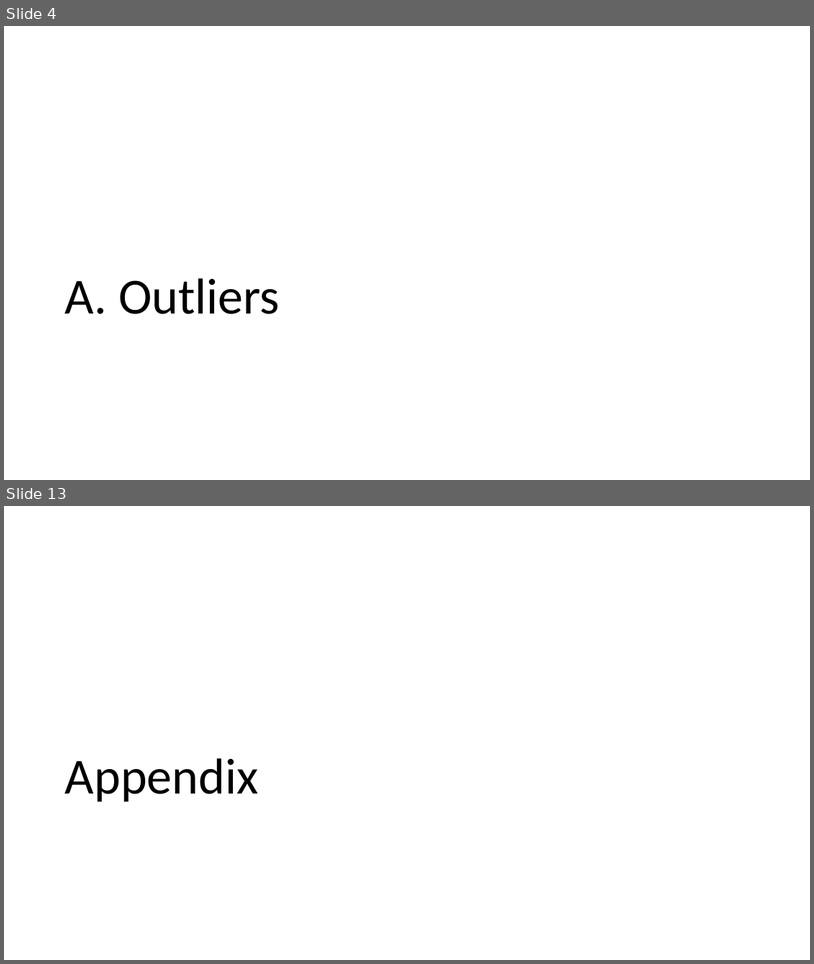
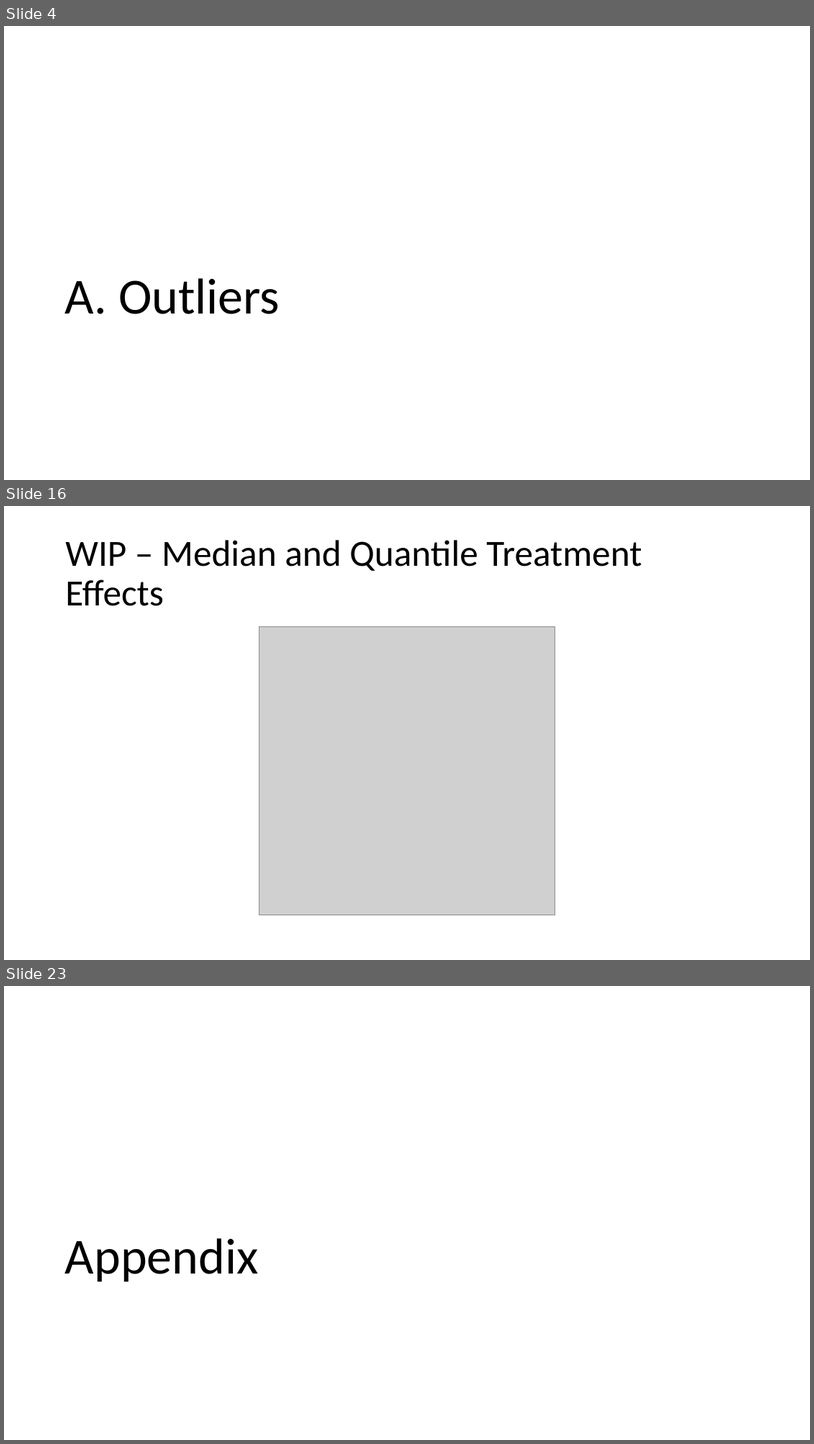
Before and after one commit to shoepaladin/causalinference_crashcourse, a slide deck: Powerpoints/4 Best Practices.pptx. Shown one above the other, each under a label of ours: slides 4 and 13 before the commit, slides 4, 16 and 23 after it; the slides between them are not shown. The pictures are 814x964 and 814x1444 pixels, drawn with LibreOffice and Linux fonts; fonts in the diff are those of the drawing; grey boxes stand for pictures. Boxes give left, top, right and bottom in pixels: in the first picture for what was removed or moved away, otherwise in the second. Text is boxed around its words. In the diff, an @@ line names an element or a change of style, - is before the commit and + after.

```diff
--- a/Powerpoints/4 Best Practices.pptx
+++ b/Powerpoints/4 Best Practices.pptx
@@ slide 16 added at [4, 506, 810, 960], background #FFFFFF @@
@@ title added at [65, 540, 642, 606], 44 pt, text #000000 @@
+WIP – Median and Quantile Treatment Effects
@@ picture added at [260, 627, 556, 915] @@
@@ what was slide 13 is now slide 23 @@
```
Also in this commit, not shown: 4 slides changed, 9 other slides added, 6 other files.
